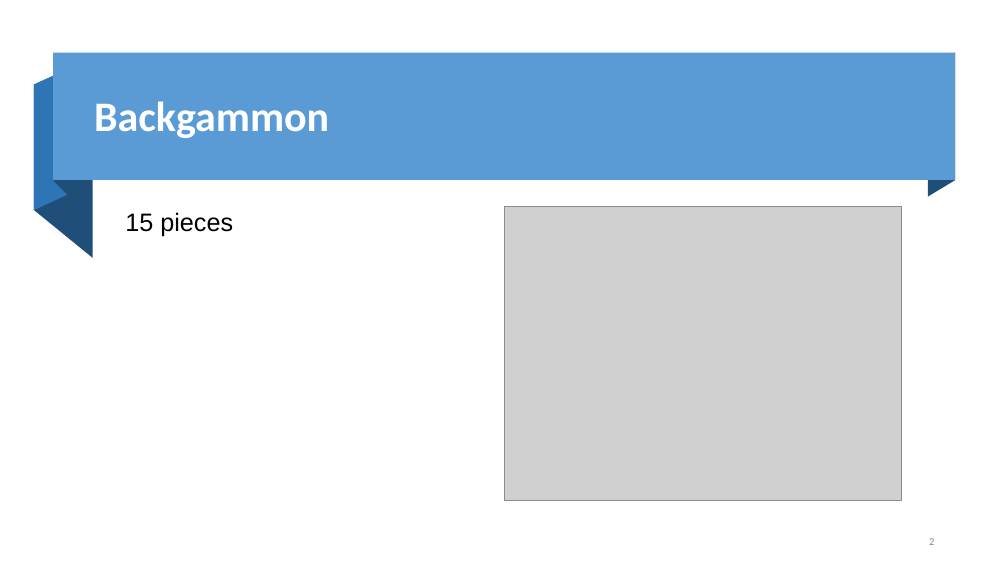
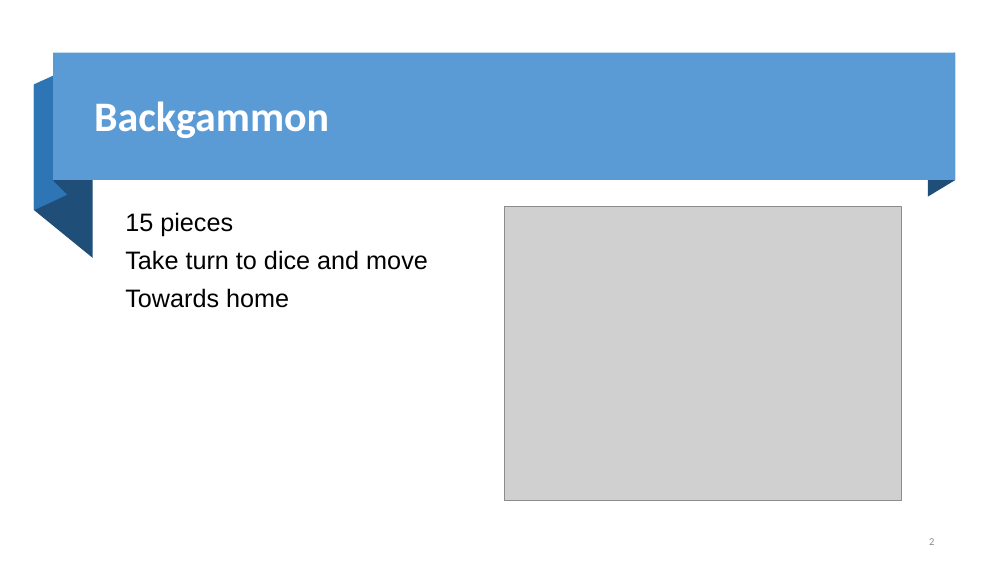
Before and after one commit to fanchuanster/uwinds, a slide deck: slide 2 of docs/8700AI/game in AI.pptx. Drawn at 1008x567 pixels with LibreOffice and Linux fonts; fonts in the diff are those of the drawing; grey boxes stand for pictures; background and template pictures are left out. Boxes give left, top, right and bottom in pixels: in the first picture for what was removed or moved away, otherwise in the second. Text is boxed around its words. In the diff, an @@ line names an element or a change of style, - is before the commit and + after.

```diff
--- a/docs/8700AI/game in AI.pptx
+++ b/docs/8700AI/game in AI.pptx
@@ text at [125,250,428,308]: paragraphs added @@
+Take turn to dice and move
+Towards home
```
Also in this commit, not shown: 4 other slides changed, 2 slides added.
